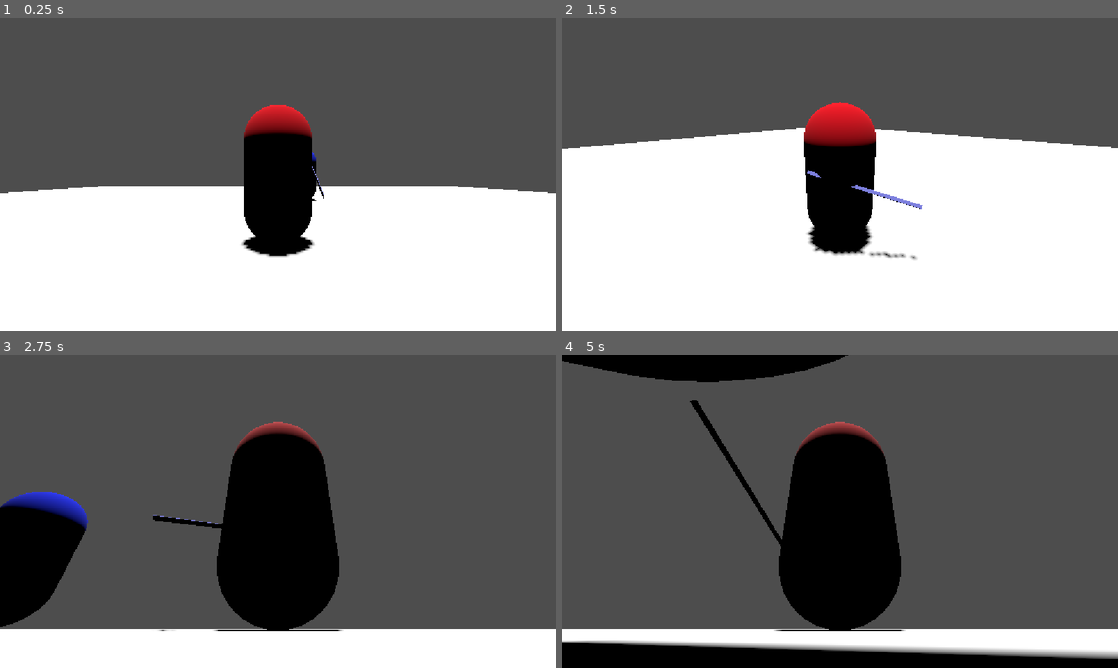
Above: before the commit, frames 1-4 (two rows, left to right).
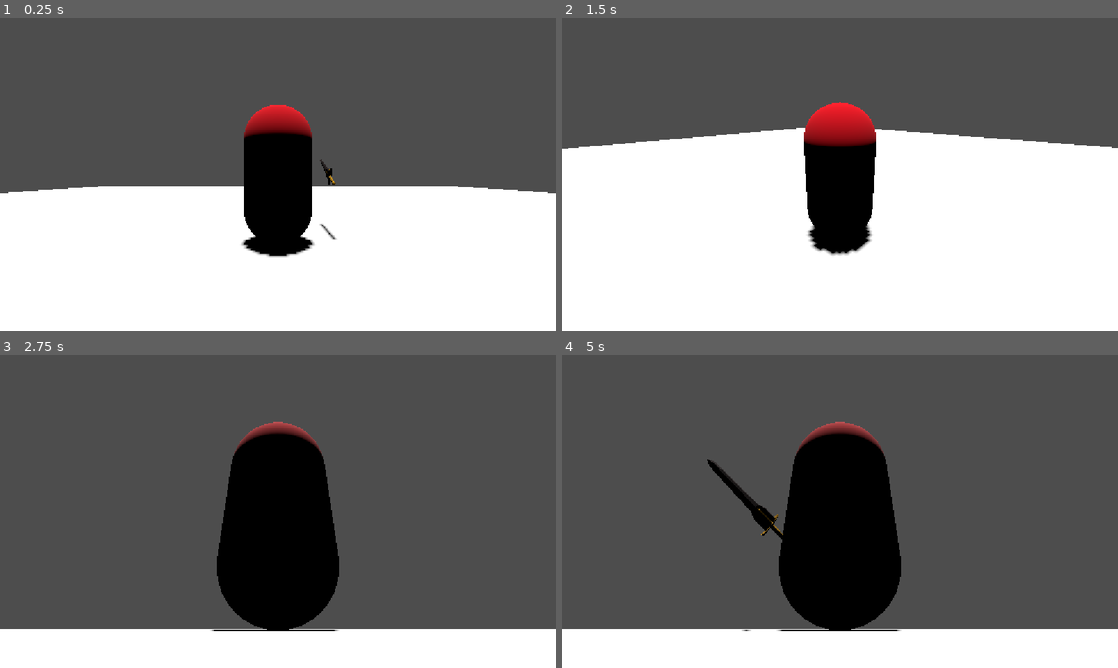
Above: after the commit, the same moments.

Repository: Gabaghooul/Dark-of-Curseness
Game: Godot game, scene res://main.tscn
The game is run twice, just before and just after one commit, with the same random seed, the same clock (stepped at 60 frames per second) and the same inputs.
Inputs (mouse positions are in pixels of both pictures, inside the frame that each line leads up to):
- Up to frame 1 (0.25 s): no input
- Up to frame 2 (1.5 s): tap Enter at 0.5 s; move the mouse to (962, 158) at 0.52 s; hold D (move_right) 0.53-1.28 s; click (962, 158) at 0.6 s; move the mouse to (728, 190) at 1.27 s; hold S (move_back) from 1.28 s (still down); click (728, 190) at 1.35 s
- Up to frame 3 (2.75 s): move the mouse to (333, 442) at 2.02 s; release S (move_back) at 2.03 s; hold D (move_right) from 2.03 s (still down); click (333, 442) at 2.1 s
- Up to frame 4 (5 s): move the mouse to (812, 574) at 2.77 s; release D (move_right) at 2.78 s; hold W (move_forward) 2.78-3.53 s; click (812, 574) at 2.85 s; move the mouse to (1006, 558) at 3.52 s; hold A (move_left) from 3.53 s (still down); click (1006, 558) at 3.6 s; move the mouse to (673, 464) at 4.27 s; click (673, 464) at 4.35 s

The runs differ from the first frame. In frame 1, 0.2% of the frame differs, in the area x 56-61%, y 42-71%; in frame 2, 0.5%; in frame 3, 5.1%; in frame 4, 11%, in the area x 0-100%, y 0-100%.

Commit message:
Sword model, damage numbers

Diff:
--- a/enemy.gd
+++ b/enemy.gd
@@ -1,4 +1,6 @@
 extends CharacterBody3D
+
+const DAMAGE_NUMBER = preload("res://ui/damage_numbers.tscn")
 
 @export var max_hp = 250
 @export var damage = 10
@@ -8,6 +10,7 @@
 
 func _ready():
 	$Health.init(max_hp)
+	$Health.damage_taken.connect(_on_damage_taken)
 
 func _on_timeout() -> void:
 	attack()
@@ -32,6 +35,12 @@
 	timer.start()
 	$AnimationPlayer.play("Hurt")
 
+func _on_damage_taken(amount: int):
+	var number = DAMAGE_NUMBER.instantiate()
+	get_tree().current_scene.add_child(number)
+	number.global_position = global_position + Vector3(0, 1, 0)
+	number.show_damage(amount)
+
 func death():
 	#give xp/roll for drops/etc
 	queue_free()
--- a/health.gd
+++ b/health.gd
@@ -2,6 +2,7 @@
 
 var max_hp = 0
 var hp = 0
+signal damage_taken(amount: int)
 signal hurt
 signal death
 
@@ -12,8 +13,7 @@
 func take_damage(damage):
 	if hp > 0:
 		hp -= damage
-		print("Entity hit: ", hp, "/", max_hp)
+		damage_taken.emit(damage)
 		if hp <= 0:
-			print("Entity dead")
 			emit_signal("death")
 		emit_signal("hurt")
--- a/main.tscn
+++ b/main.tscn
@@ -32,6 +32,3 @@
 
 [node name="Enemy" parent="." unique_id=1772175341 instance=ExtResource("2_0xm2m")]
 transform = Transform3D(1, 0, 0, 0, 1, 0, 0, 0, 1, 0, 1, -6)
-
-[node name="Enemy2" parent="." unique_id=971501073 instance=ExtResource("2_0xm2m")]
-transform = Transform3D(-4.371139e-08, 0, -1, 0, 1, 0, 1, 0, -4.371139e-08, 1, 1, -5)
--- a/player.gd
+++ b/player.gd
@@ -1,14 +1,16 @@
 extends CharacterBody3D
+
+const DAMAGE_NUMBER = preload("res://ui/damage_numbers.tscn")
 
 @export var max_hp = 100
 @export var speed = 14
-@export var acceleration = 4.0
+@export var acceleration = 3.0
 @export var fall_acceleration = 75
 @export var rotation_speed = 12
 @export_range(0.0, 1.0) var mouse_sensitivity = 0.01
 @export var tilt_limit = deg_to_rad(75)
 
-@onready var model := $Collision as CollisionShape3D
+@onready var model := $VisualPivot as Node3D
 @onready var spring_arm := $CameraPivot/SpringArm3D as SpringArm3D
 
 var target_velocity = Vector3.ZERO
@@ -17,13 +19,12 @@
 
 func _ready():
 	$Health.init(max_hp)
+	$Health.damage_taken.connect(_on_damage_taken)
 
 func _physics_process(delta):
 	#velocity.y += -gravity * delta
 	get_move_input(delta)
 	move_and_slide()
-	if velocity.length() > 1.0:
-		model.rotation.y = lerp_angle(model.rotation.y, spring_arm.rotation.y, rotation_speed * delta)
 	get_attack_input()
 
 func get_move_input(delta):
@@ -34,17 +35,21 @@
 		var dir = Vector3(input.x, 0, input.y).rotated(Vector3.UP, spring_arm.rotation.y)
 		velocity = lerp(velocity, dir * speed, acceleration * delta)
 		velocity.y = vy
+		if velocity.length() > 1.0:
+			if dir.length() > 0.0:
+				var target_angle = atan2(dir.x, dir.z)
+				model.rotation.y = lerp_angle(model.rotation.y, target_angle + 180, rotation_speed * delta)
 
 func get_attack_input():
 	if Input.is_action_just_pressed("attack"):
 		if state == "READY":
 			state = "ATTACK"
 			velocity = Vector3.ZERO
-			$WeaponSlot/Weapon.attack()
+			$VisualPivot/Pivot/WeaponSlot/Weapon.attack()
 		elif state == "RECOVERY":
 			state = "ATTACK"
 			velocity = Vector3.ZERO
-			$WeaponSlot/Weapon.attack()
+			$VisualPivot/Pivot/WeaponSlot/Weapon.attack()
 		elif state == "ATTACK":
 			combo_buffered = true
 
@@ -53,7 +58,7 @@
 	if combo_buffered:
 		state = "ATTACK"
 		velocity = Vector3.ZERO
-		$WeaponSlot/Weapon.attack()
+		$VisualPivot/Pivot/WeaponSlot/Weapon.attack()
 		combo_buffered = false
 
 func reset_state():
@@ -69,7 +74,13 @@
 func hurt():
 	state = "HURT"
 	$AnimationPlayer.play("Hurt")
-	$WeaponSlot/Weapon.interrupted()
+	$VisualPivot/Pivot/WeaponSlot/Weapon.interrupted()
+
+func _on_damage_taken(amount: int):
+	var number = DAMAGE_NUMBER.instantiate()
+	get_tree().current_scene.add_child(number)
+	number.global_position = global_position + Vector3(0, 1, 0)
+	number.show_damage(amount)
 
 func death():
 	#game over
--- a/player.tscn
+++ b/player.tscn
@@ -20,7 +20,7 @@
 tracks/0/type = "rotation_3d"
 tracks/0/imported = false
 tracks/0/enabled = true
-tracks/0/path = NodePath("Pivot")
+tracks/0/path = NodePath("VisualPivot/Pivot")
 tracks/0/interp = 1
 tracks/0/loop_wrap = true
 tracks/0/keys = PackedFloat32Array(0, 1, 0, 0, 0, 1, 0.13333333, 1, 0.11462298, 0, 0, 0.9934091, 0.2667, 1, 0, 0, 0, 1)
@@ -44,7 +44,7 @@
 tracks/0/type = "rotation_3d"
 tracks/0/imported = false
 tracks/0/enabled = true
-tracks/0/path = NodePath("Pivot")
+tracks/0/path = NodePath("VisualPivot/Pivot")
 tracks/0/interp = 1
 tracks/0/loop_wrap = true
 tracks/0/keys = PackedFloat32Array(0, 1, 0, 0, 0, 1)
@@ -68,9 +68,17 @@
 [node name="CollisionShape3D" type="CollisionShape3D" parent="Hurtbox" unique_id=2053765549]
 shape = SubResource("CapsuleShape3D_2iv3x")
 
-[node name="Pivot" type="MeshInstance3D" parent="." unique_id=1417364264]
+[node name="VisualPivot" type="Node3D" parent="." unique_id=2119384862]
+
+[node name="Pivot" type="MeshInstance3D" parent="VisualPivot" unique_id=1417364264]
 transform = Transform3D(1, 0, 0, 0, 1.0000001, 0, 0, 0, 1.0000001, 0, 0, 0)
 mesh = SubResource("CapsuleMesh_4flbx")
+
+[node name="WeaponSlot" type="Node3D" parent="VisualPivot/Pivot" unique_id=316193368]
+transform = Transform3D(1, 0, 0, 0, 0.9999999, 0, 0, 0, 0.9999999, 0, 0, 0)
+
+[node name="Weapon" parent="VisualPivot/Pivot/WeaponSlot" unique_id=72729195 instance=ExtResource("2_onrkg")]
+transform = Transform3D(1, 0, 0, 0, 0.4143343, 0.9101248, 0, -0.9101248, 0.4143343, 0.6326531, 0, -0.49244657)
 
 [node name="CameraPivot" type="Node3D" parent="." unique_id=1632955056]
 
@@ -80,17 +88,12 @@
 [node name="Camera3D" type="Camera3D" parent="CameraPivot/SpringArm3D" unique_id=1340602570]
 transform = Transform3D(1, 0, 0, 0, 1, 0, 0, 0, 1, 0, 2, 0)
 
-[node name="WeaponSlot" type="Node3D" parent="." unique_id=316193368]
-
-[node name="Weapon" parent="WeaponSlot" unique_id=72729195 instance=ExtResource("2_onrkg")]
-transform = Transform3D(1, 0, 0, 0, 0.4143343, 0.9101248, 0, -0.9101248, 0.4143343, 0.6326531, 0, -0.49244657)
-
 [node name="Health" parent="." unique_id=111858265 instance=ExtResource("3_i3pqv")]
 
 [node name="AnimationPlayer" type="AnimationPlayer" parent="." unique_id=358421734]
 libraries/ = SubResource("AnimationLibrary_sweqy")
 
-[connection signal="animation_finished" from="WeaponSlot/Weapon" to="." method="reset_state"]
-[connection signal="combo_ready" from="WeaponSlot/Weapon" to="." method="enter_recovery"]
+[connection signal="animation_finished" from="VisualPivot/Pivot/WeaponSlot/Weapon" to="." method="reset_state"]
+[connection signal="combo_ready" from="VisualPivot/Pivot/WeaponSlot/Weapon" to="." method="enter_recovery"]
 [connection signal="death" from="Health" to="." method="death"]
 [connection signal="hurt" from="Health" to="." method="hurt"]
--- /dev/null
+++ b/ui/damage_numbers.gd
@@ -0,0 +1,11 @@
+extends Label3D
+
+@export var lifetime := 0.8
+@export var rise_height := 1.0
+
+func show_damage(amount: int):
+	text = str(amount)
+	var tween = create_tween().set_parallel(true)
+	tween.tween_property(self, "position:y", position.y + rise_height, lifetime)
+	tween.tween_property(self, "modulate:a", 0.0, lifetime)
+	tween.chain().tween_callback(queue_free)
--- /dev/null
+++ b/ui/damage_numbers.tscn
@@ -0,0 +1,8 @@
+[gd_scene format=3 uid="uid://be8uk11bnge2h"]
+
+[ext_resource type="Script" uid="uid://ck1c0h7ybgjju" path="res://ui/damage_numbers.gd" id="1_vuyu0"]
+
+[node name="DamageNumbers" type="Label3D" unique_id=1341452969]
+billboard = 1
+text = "10"
+script = ExtResource("1_vuyu0")
--- a/weapon.tscn
+++ b/weapon.tscn
@@ -1,15 +1,24 @@
 [gd_scene format=3 uid="uid://g0a4hkj3aifi"]
 
 [ext_resource type="Script" uid="uid://dc781dt22jn8l" path="res://weapon.gd" id="1_swcir"]
+[ext_resource type="ArrayMesh" uid="uid://tadldxjslr13" path="res://Caladbolg.glb" id="2_o2wld"]
 
-[sub_resource type="BoxShape3D" id="BoxShape3D_2iv3x"]
-size = Vector3(0.01, 1.5, 0.05)
-
-[sub_resource type="BoxMesh" id="BoxMesh_div1a"]
-size = Vector3(0.01, 1.5, 0.05)
+[sub_resource type="BoxShape3D" id="BoxShape3D_o2wld"]
+size = Vector3(0.0715332, 0.776062, 0.19508362)
 
 [sub_resource type="StandardMaterial3D" id="StandardMaterial3D_div1a"]
-albedo_color = Color(0.55986506, 0.5706044, 1, 1)
+albedo_color = Color(0.11976742, 0, 0.0038734186, 1)
+metallic = 0.2
+metallic_specular = 0.65
+
+[sub_resource type="StandardMaterial3D" id="StandardMaterial3D_o2wld"]
+albedo_color = Color(0.8692878, 0.6262097, 0, 1)
+
+[sub_resource type="StandardMaterial3D" id="StandardMaterial3D_8xwfw"]
+albedo_color = Color(0.87058824, 0.627451, 0, 1)
+
+[sub_resource type="StandardMaterial3D" id="StandardMaterial3D_3fy1u"]
+albedo_color = Color(0.87058824, 0.627451, 0, 1)
 
 [sub_resource type="Animation" id="Animation_swcir"]
 length = 0.001
@@ -99,14 +108,14 @@
 
 [sub_resource type="Animation" id="Animation_3fy1u"]
 resource_name = "swing3"
-length = 0.5
+length = 0.7
 tracks/0/type = "rotation_3d"
 tracks/0/imported = false
 tracks/0/enabled = true
 tracks/0/path = NodePath(".")
 tracks/0/interp = 1
 tracks/0/loop_wrap = true
-tracks/0/keys = PackedFloat32Array(0, 1, -0.12915233, 0.25547665, -0.43227974, 0.8550939, 0.4, 1, -0.3902451, 0.7719452, 0.22639517, -0.44783312)
+tracks/0/keys = PackedFloat32Array(0, 1, -0.12915233, 0.25547665, -0.43227974, 0.8550939, 0.13333334, 1, -0.011602398, 0.28603148, -0.7479107, 0.59889966, 0.36666667, 1, 0.04495375, 0.914349, -0.39514908, -0.076171264, 0.56666666, 1, -0.0078019216, 0.9734525, 0.2111092, -0.088102385)
 tracks/1/type = "method"
 tracks/1/imported = false
 tracks/1/enabled = true
@@ -114,7 +123,7 @@
 tracks/1/interp = 1
 tracks/1/loop_wrap = true
 tracks/1/keys = {
-"times": PackedFloat32Array(0, 0.4),
+"times": PackedFloat32Array(0.06666667, 0.6),
 "transitions": PackedFloat32Array(1, 1),
 "values": [{
 "args": [],
@@ -130,7 +139,7 @@
 tracks/2/path = NodePath(".")
 tracks/2/interp = 1
 tracks/2/loop_wrap = true
-tracks/2/keys = PackedFloat32Array(0, 1, 0.23567057, 0.12961727, 0, 0.4, 1, -0.41163468, 0.12961727, 0)
+tracks/2/keys = PackedFloat32Array(0, 1, 0.23567057, 0.12961727, 0, 0.13333334, 1, 0.23567057, 0.12961727, -0.10157198, 0.36666667, 1, 0.23567057, 0.49521494, -0.2396084, 0.56666666, 1, 0.23567057, 0.5985915, -0.30257055)
 
 [sub_resource type="AnimationLibrary" id="AnimationLibrary_8xwfw"]
 _data = {
@@ -144,22 +153,26 @@
 script = ExtResource("1_swcir")
 
 [node name="VisualPivot" type="Node3D" parent="." unique_id=1922229995]
-transform = Transform3D(0.9999999, 0, 0, 0, 0.9999997, 0, 0, 0, 1, 0, 0, 0)
+transform = Transform3D(0.99999994, 0, 0, 0, 0.99999964, 0, 0, 0, 0.9999998, 0.23567057, 0.12961727, 0)
 
 [node name="Hitbox" type="Area3D" parent="VisualPivot" unique_id=1175507382]
-transform = Transform3D(0.99999994, 0, 0, 0, 0.9999998, 0, 0, 0, 0.9999999, 0, 0, 0)
+transform = Transform3D(0.99999994, 0, 0, 0, 0.9999999, 0, 0, 0, 0.9999999, 0, 0.28634754, 0)
 collision_layer = 8
 collision_mask = 64
 monitoring = false
 monitorable = false
 
 [node name="CollisionShape3D" type="CollisionShape3D" parent="VisualPivot/Hitbox" unique_id=1972219281]
-shape = SubResource("BoxShape3D_2iv3x")
+transform = Transform3D(0.99999803, 0, 0, 0, 0.99999803, 0, 0, 0, 1, 0.006959609, -0.099698216, 0.0011978146)
+shape = SubResource("BoxShape3D_o2wld")
 
 [node name="Model" type="MeshInstance3D" parent="VisualPivot" unique_id=568895752]
-transform = Transform3D(0.99999994, 0, 0, 0, 0.9999998, 0, 0, 0, 0.9999999, 0, 0, 0)
-mesh = SubResource("BoxMesh_div1a")
+transform = Transform3D(0.15, 0, 0, 0, -6.556709e-09, 0.15000002, 0, -0.15, -6.5567085e-09, 0, 0.25, 0)
+mesh = ExtResource("2_o2wld")
 surface_material_override/0 = SubResource("StandardMaterial3D_div1a")
+surface_material_override/1 = SubResource("StandardMaterial3D_o2wld")
+surface_material_override/2 = SubResource("StandardMaterial3D_8xwfw")
+surface_material_override/3 = SubResource("StandardMaterial3D_3fy1u")
 
 [node name="AnimationPlayer" type="AnimationPlayer" parent="." unique_id=2028772894]
 root_node = NodePath("../VisualPivot")
Binary file added: Caladbolg.glb
Not shown, added: Caladbolg.glb.import
Not shown, added: ui/damage_numbers.gd.uid
